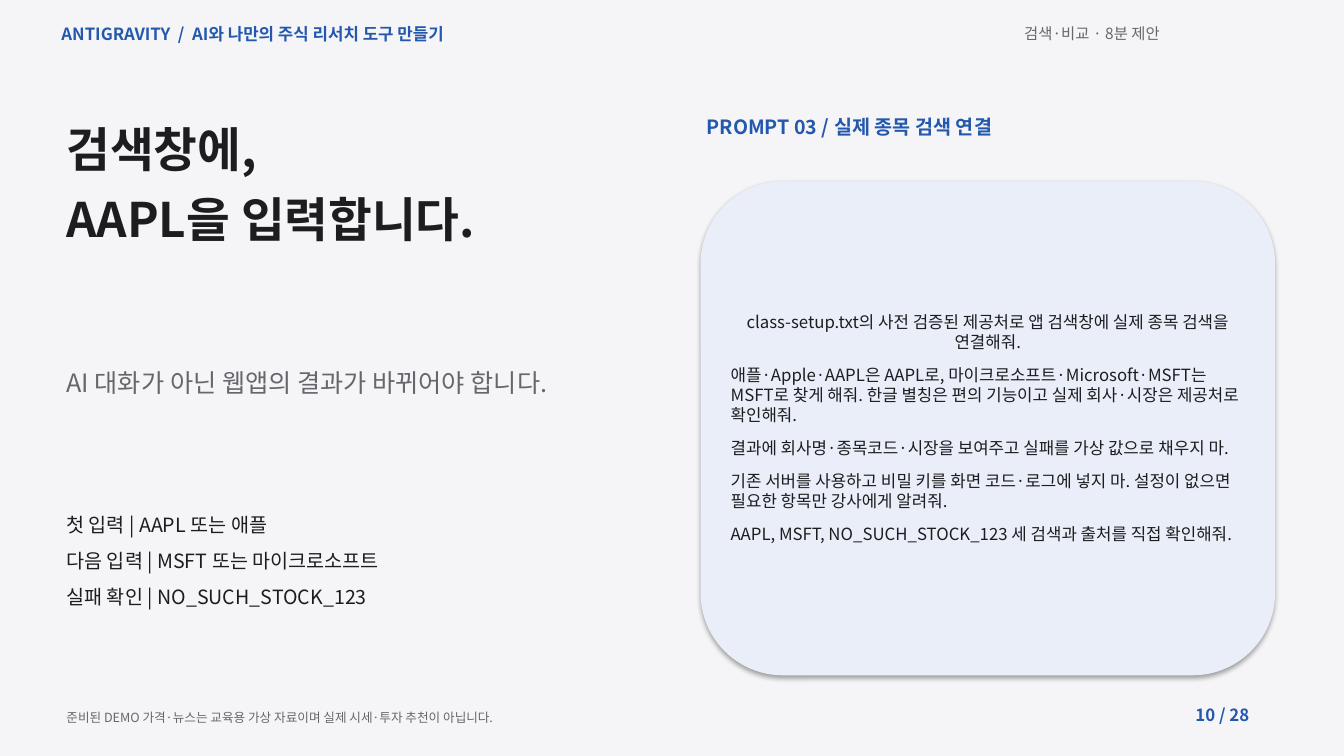
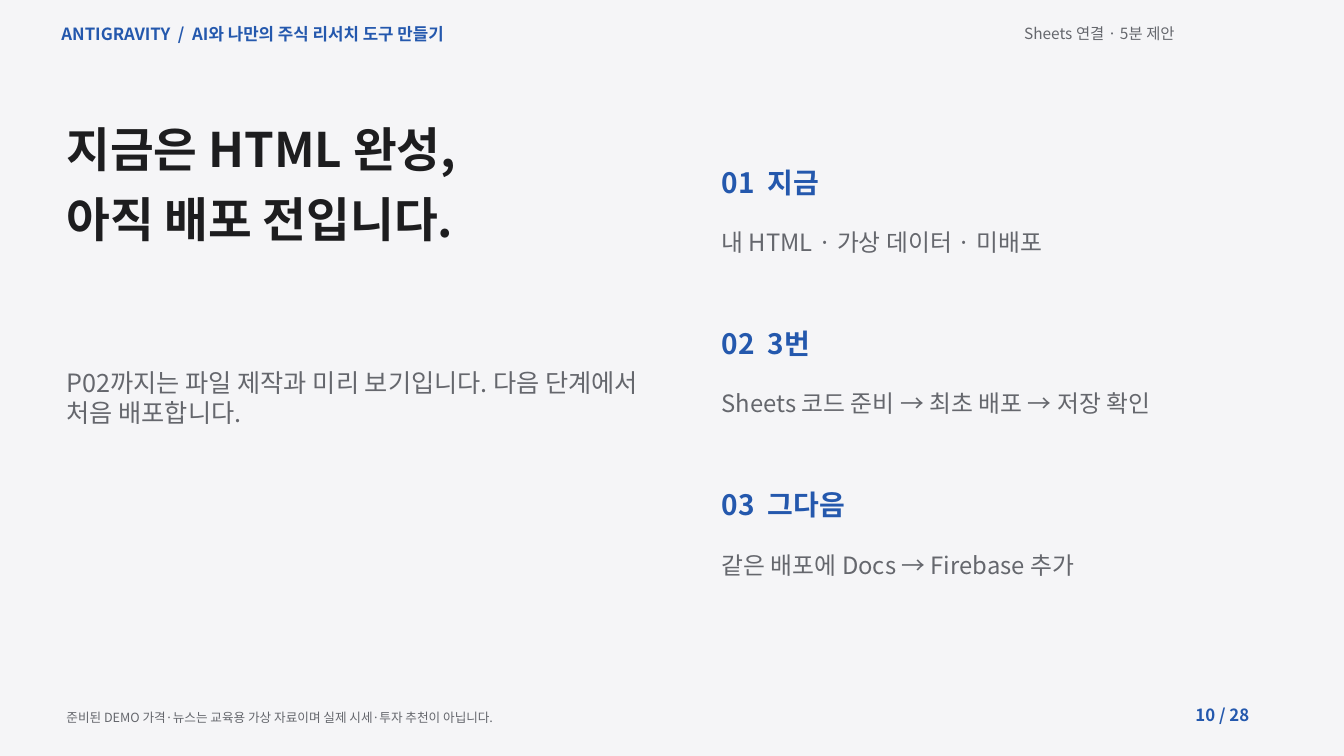
Before and after one commit to elect94/reportsol, a slide deck: slide 10 of materials/lecture.pptx. Drawn at 1344x756 pixels with LibreOffice and Linux fonts; fonts in the diff are those of the drawing. Boxes give left, top, right and bottom in pixels: in the first picture for what was removed or moved away, otherwise in the second. Text is boxed around its words. In the diff, an @@ line names an element or a change of style, - is before the commit and + after.

```diff
--- a/materials/lecture.pptx
+++ b/materials/lecture.pptx
@@ text at [1024, 26, 1174, 40]: text changed @@
-검색·비교 · 8분 제안
+Sheets 연결 · 5분 제안
@@ text removed at [707, 117, 992, 136] @@
-PROMPT 03 / 실제 종목 검색 연결
@@ text at [66, 127, 456, 242]: text changed @@
-검색창에,
-AAPL을 입력합니다.
+지금은 HTML 완성,
+아직 배포 전입니다.
@@ text added at [722, 169, 820, 196], 20 pt, text #2458AD, bold @@
+01 지금
@@ rounded rectangle removed at [701, 181, 1275, 676] @@
-class-setup.txt의 사전 검증된 제공처로 앱 검색창에 실제 종목 검색을 연결해줘.
-애플·Apple·AAPL은 AAPL로, 마이크로소프트·Microsoft·MSFT는 MSFT로 찾게 해줘. 한글 별칭은 편의 기능이고 실제 회사·시장은 제공처로 확인해줘.
-결과에 회사명·종목코드·시장을 보여주고 실패를 가상 값으로 채우지 마.
-기존 서버를 사용하고 비밀 키를 화면 코드·로그에 넣지 마. 설정이 없으면 필요한 항목만 강사에게 알려줘.
-AAPL, MSFT, NO_SUCH_STOCK_123 세 검색과 출처를 직접 확인해줘.
@@ text added at [722, 231, 1042, 253], 17 pt, text #65676D @@
+내 HTML · 가상 데이터 · 미배포
@@ text added at [722, 330, 809, 356], 20 pt, text #2458AD, bold @@
+02 3번
@@ text at [66, 371, 638, 424]: text changed @@
-AI 대화가 아닌 웹앱의 결과가 바뀌어야 합니다.
+P02까지는 파일 제작과 미리 보기입니다. 다음 단계에서 처음 배포합니다.
@@ text added at [722, 392, 1150, 414], 17 pt, text #65676D @@
+Sheets 코드 준비 → 최초 배포 → 저장 확인
@@ text added at [722, 491, 845, 518], 20 pt, text #2458AD, bold @@
+03 그다음
@@ text removed at [66, 515, 379, 607] @@
-첫 입력 | AAPL 또는 애플
-다음 입력 | MSFT 또는 마이크로소프트
-실패 확인 | NO_SUCH_STOCK_123
@@ text added at [722, 554, 1074, 576], 17 pt, text #65676D @@
+같은 배포에 Docs → Firebase 추가
```
Also in this commit, not shown: 21 other slides changed, 1 slide added, 1 slide removed, 24 other files.
